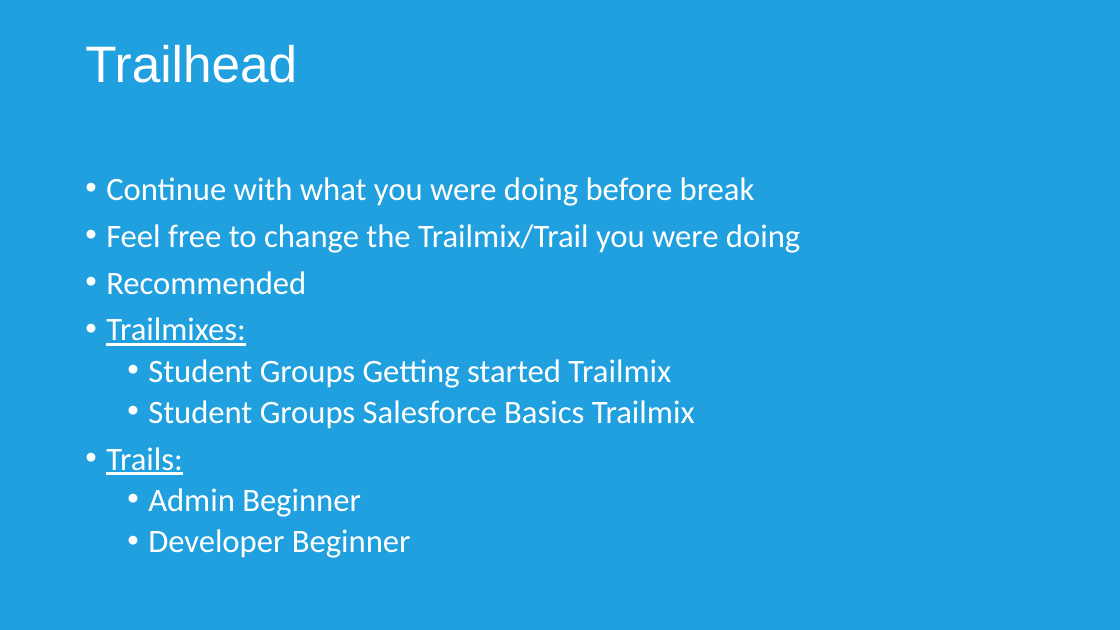
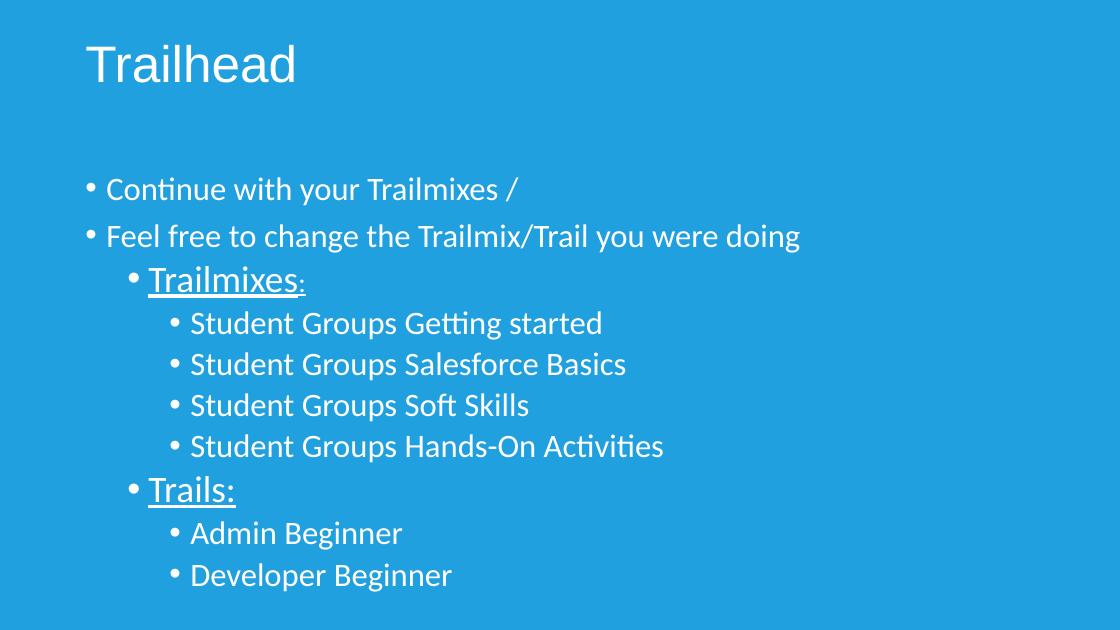
Before and after one commit to UTC-Reading-Salesforce-Student-Group/Salesforce-Introduction-Session, a slide deck: slide 7 of Documents/Salesforce Intro.pptx. Drawn at 1120x630 pixels with LibreOffice and Linux fonts; fonts in the diff are those of the drawing; background and template pictures are left out. Boxes give left, top, right and bottom in pixels: in the first picture for what was removed or moved away, otherwise in the second. Text is boxed around its words. In the diff, an @@ line names an element or a change of style, - is before the commit and + after.

```diff
--- a/Documents/Salesforce Intro.pptx
+++ b/Documents/Salesforce Intro.pptx
@@ text at [106,177,498,206]: text changed @@
-• Continue with what you were doing before break
+• Continue with your Trailmixes /
@@ text at [148,266,453,592]: size 28 to 32 pt in "Trailmixes:", "Trails:"; size 28 to 24 pt in "Trailmixes:"; list level 1 to 2 in "Trailmixes:"; list level 1 to 2 in "Trails:"; list level 2 to 3 in "Admin Beginner"; list level 2 to 3 in "Developer Beginner" @@
@@ text at [106,271,306,295]: paragraph removed @@
-• Recommended
@@ text at [190,311,664,463]: text changed @@
-  • Student Groups Getting started Trailmix
-  • Student Groups Salesforce Basics Trailmix
+    • Student Groups Getting started
+    • Student Groups Salesforce Basics
+    • Student Groups Soft Skills
+    • Student Groups Hands-On Activities
```
Also in this commit, not shown: 6 other slides changed, 2 slides added, 1 slide removed.
